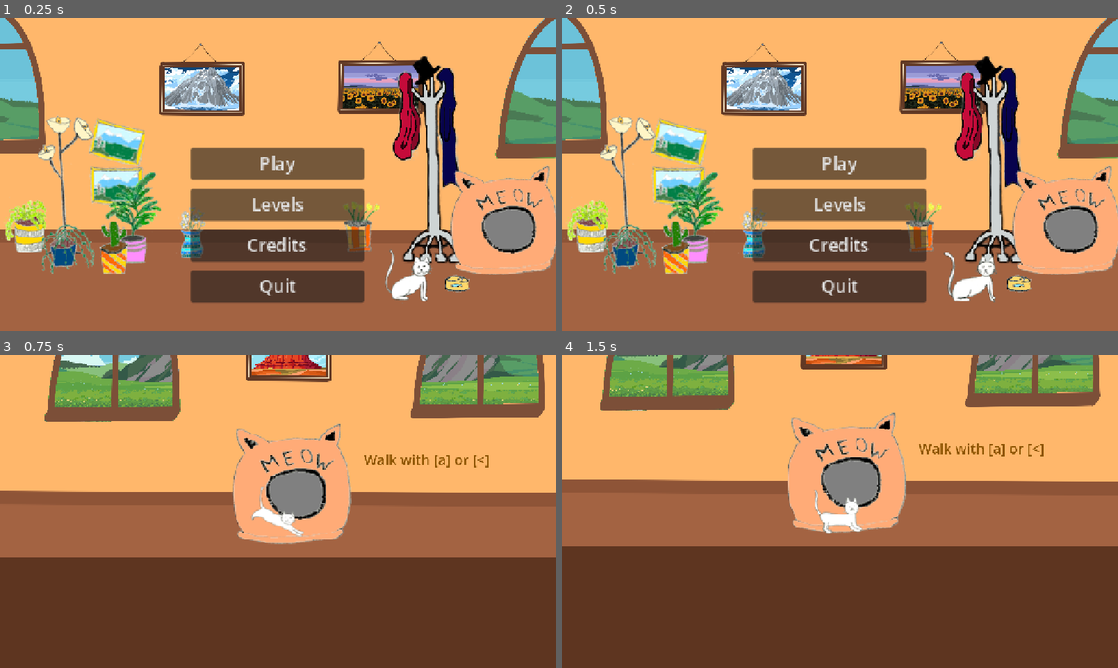
Above: before the commit, frames 1-4 (two rows, left to right).
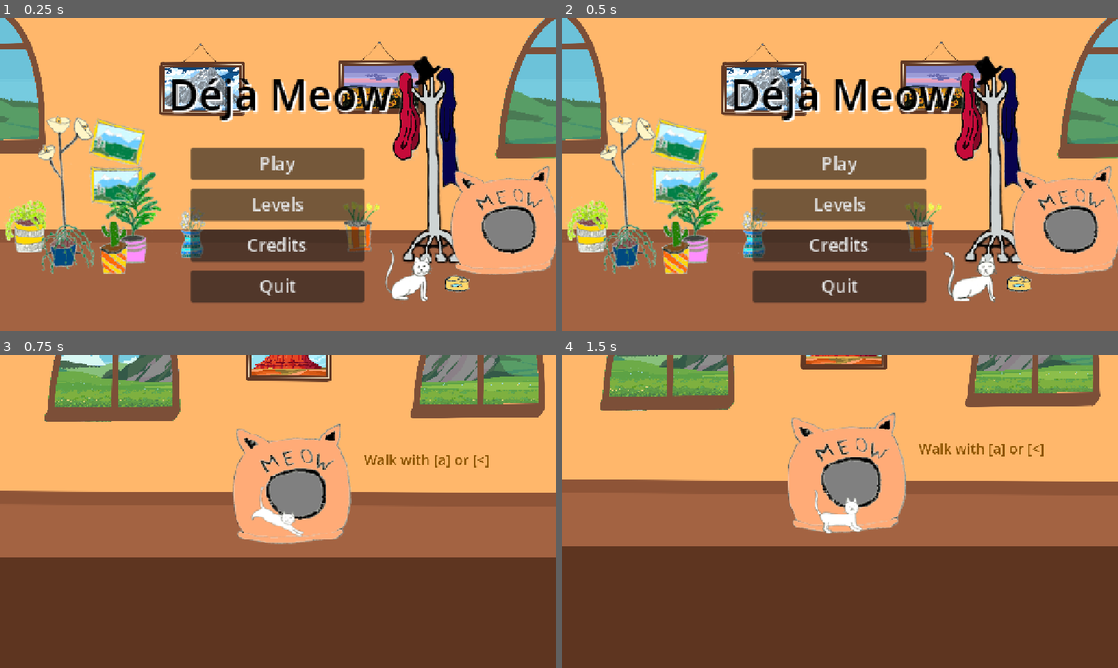
Above: after the commit, the same moments.

Repository: Fantasiel/GameJam25
Game: Godot game, scene res://scenes/menu.tscn
Same seed, same stepped clock (60 frames per second), same inputs: the game is played once before the commit and once after it.
Inputs:
- Up to frame 1 (0.25 s): no input
- Up to frame 2 (0.5 s): no input
- Up to frame 3 (0.75 s): click "Play" at 0.5 s
- Up to frame 4 (1.5 s): hold Right (move_right) from 1.28 s (still down); tap F (interact) at 1.35 s

The runs differ from the first frame. In frame 1, 2.5% of the frame differs, in the area x 30-71%, y 19-34%; in frame 2, 2.5%; in frame 3, nothing differs; in frame 4, nothing differs.

Commit message:
Add title

Diff:
--- a/scenes/menu.tscn
+++ b/scenes/menu.tscn
@@ -16,6 +16,13 @@
 
 [sub_resource type="Shortcut" id="Shortcut_con2f"]
 events = [SubResource("InputEventAction_vjb58")]
+
+[sub_resource type="LabelSettings" id="LabelSettings_vjb58"]
+font_size = 48
+font_color = Color(0, 0, 0, 1)
+shadow_size = 2
+shadow_color = Color(1, 1, 1, 1)
+shadow_offset = Vector2(2, 2)
 
 [node name="Menu" type="Control"]
 layout_mode = 3
@@ -70,6 +77,16 @@
 shortcut = SubResource("Shortcut_con2f")
 text = "Quit"
 
+[node name="Label" type="Label" parent="."]
+layout_mode = 0
+offset_left = -127.0
+offset_top = -127.0
+offset_right = 130.0
+offset_bottom = -60.0
+text = "Déjà Meow"
+label_settings = SubResource("LabelSettings_vjb58")
+horizontal_alignment = 1
+
 [connection signal="pressed" from="GridContainer/Play" to="." method="_on_play_pressed"]
 [connection signal="pressed" from="GridContainer/Levels" to="." method="_on_levels_pressed"]
 [connection signal="pressed" from="GridContainer/Credits" to="." method="_on_credits_pressed"]
Not shown: 1 places in scenes/menu.tscn that only renumber resources
